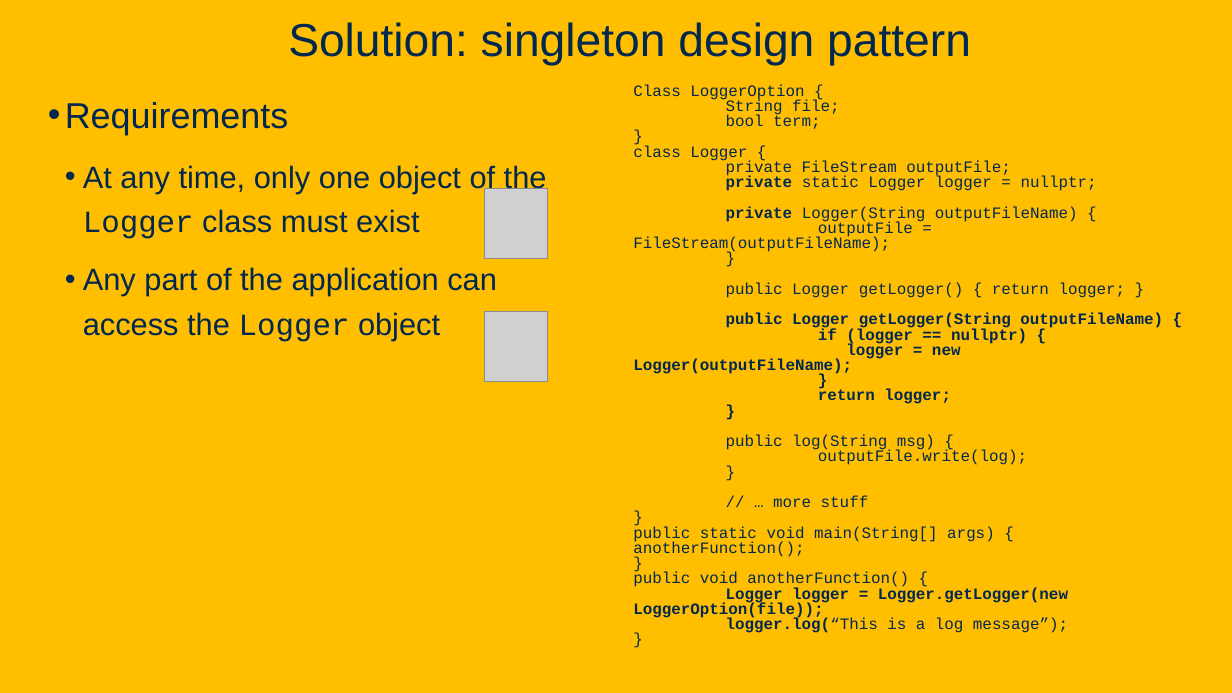
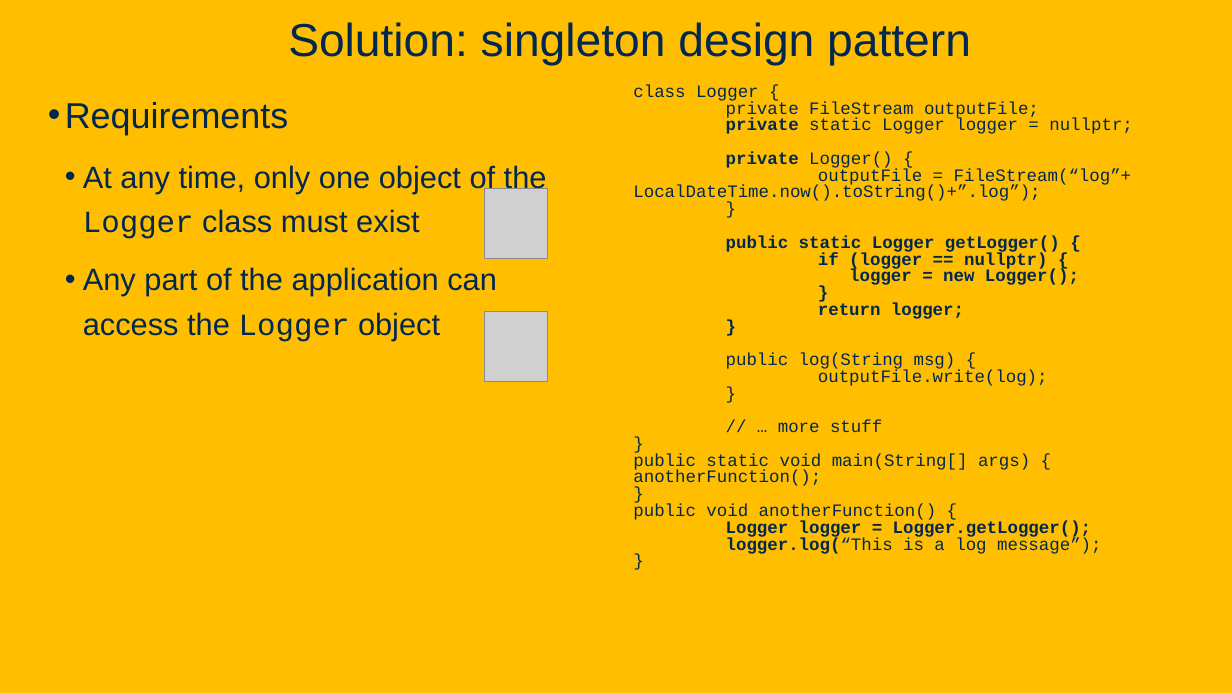
Before and after one commit to davsec-teaching/ecs160-f25, a slide deck: slide 15 of slides/8_design_patterns.pptx. Drawn at 1232x693 pixels with LibreOffice and Linux fonts; fonts in the diff are those of the drawing; grey boxes stand for pictures; background and template pictures are left out. Boxes give left, top, right and bottom in pixels: in the first picture for what was removed or moved away, otherwise in the second. Text is boxed around its words. In the diff, an @@ line names an element or a change of style, - is before the commit and + after.

Commit message:
update slides

```diff
--- a/slides/8_design_patterns.pptx
+++ b/slides/8_design_patterns.pptx
@@ text at (633, 84, 840, 129): paragraphs removed @@
-Class LoggerOption {
-String file;
-bool term;
-}
@@ text at (633, 85, 1133, 554): size 12.4 to 13.6 pt in "class Logger {", "private FileStream outputFile;", "private static Logger logger = nullptr;", "}" and 14 more places @@
@@ text at (633, 152, 1132, 203): text changed; size 12.4 to 13.6 pt @@
-private Logger(String outputFileName) {
-outputFile = FileStream(outputFileName);
+private Logger() {
+outputFile = FileStream(“log”+ LocalDateTime.now().toString()+”.log”);
@@ text at (726, 236, 1060, 254): text changed; size 12.4 to 13.6 pt @@
-public Logger getLogger() { return logger; }
-public Logger getLogger(String outputFileName) {
+public static Logger getLogger() {
@@ text at (849, 269, 1079, 285): text changed; size 12.4 to 13.6 pt @@
-logger = new Logger(outputFileName);
+logger = new Logger();
@@ text at (726, 521, 1091, 539): text changed; size 12.4 to 13.6 pt @@
-Logger logger = Logger.getLogger(new LoggerOption(file));
+Logger logger = Logger.getLogger();
```
Also in this commit, not shown: 5 other slides changed, 1 other file.
